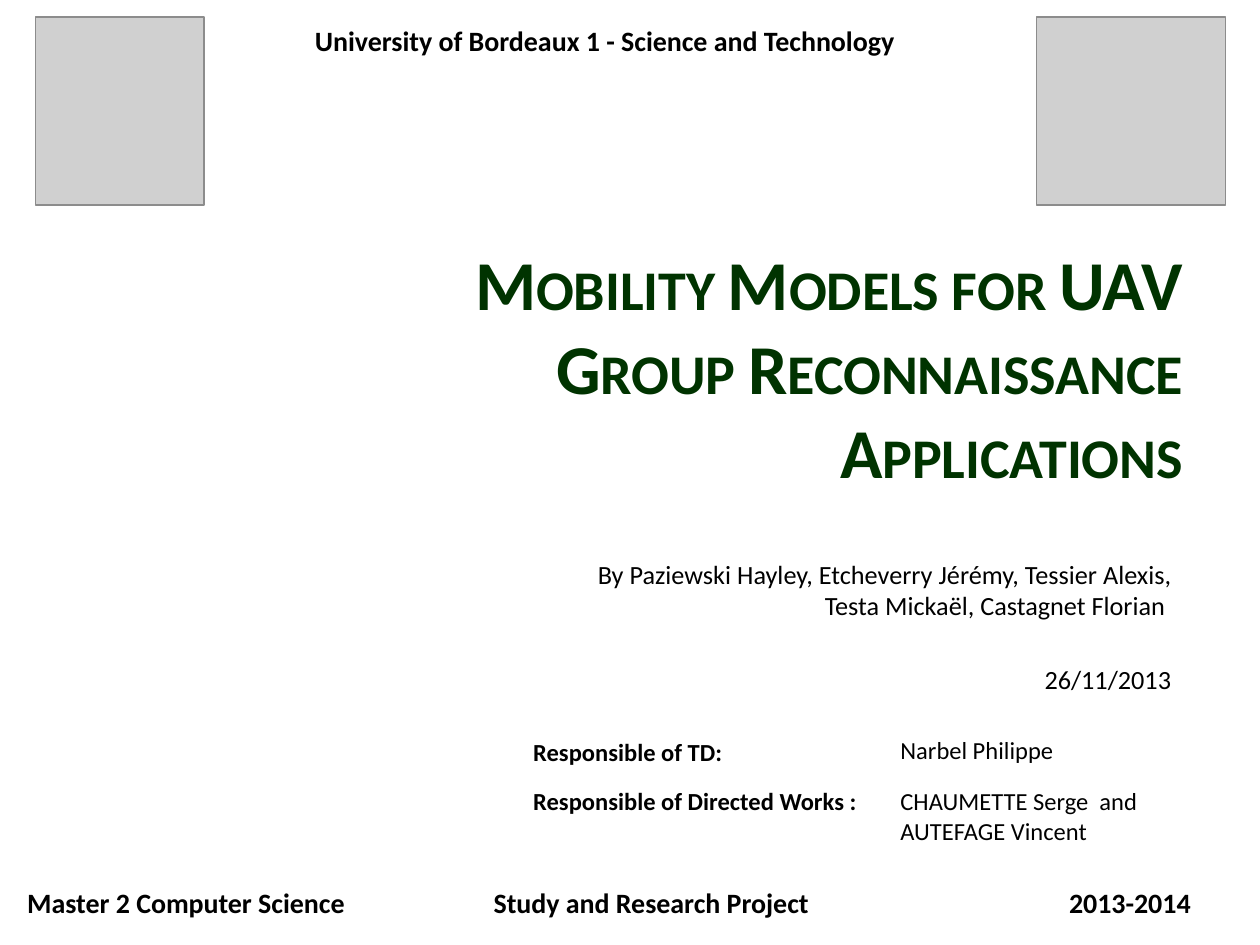
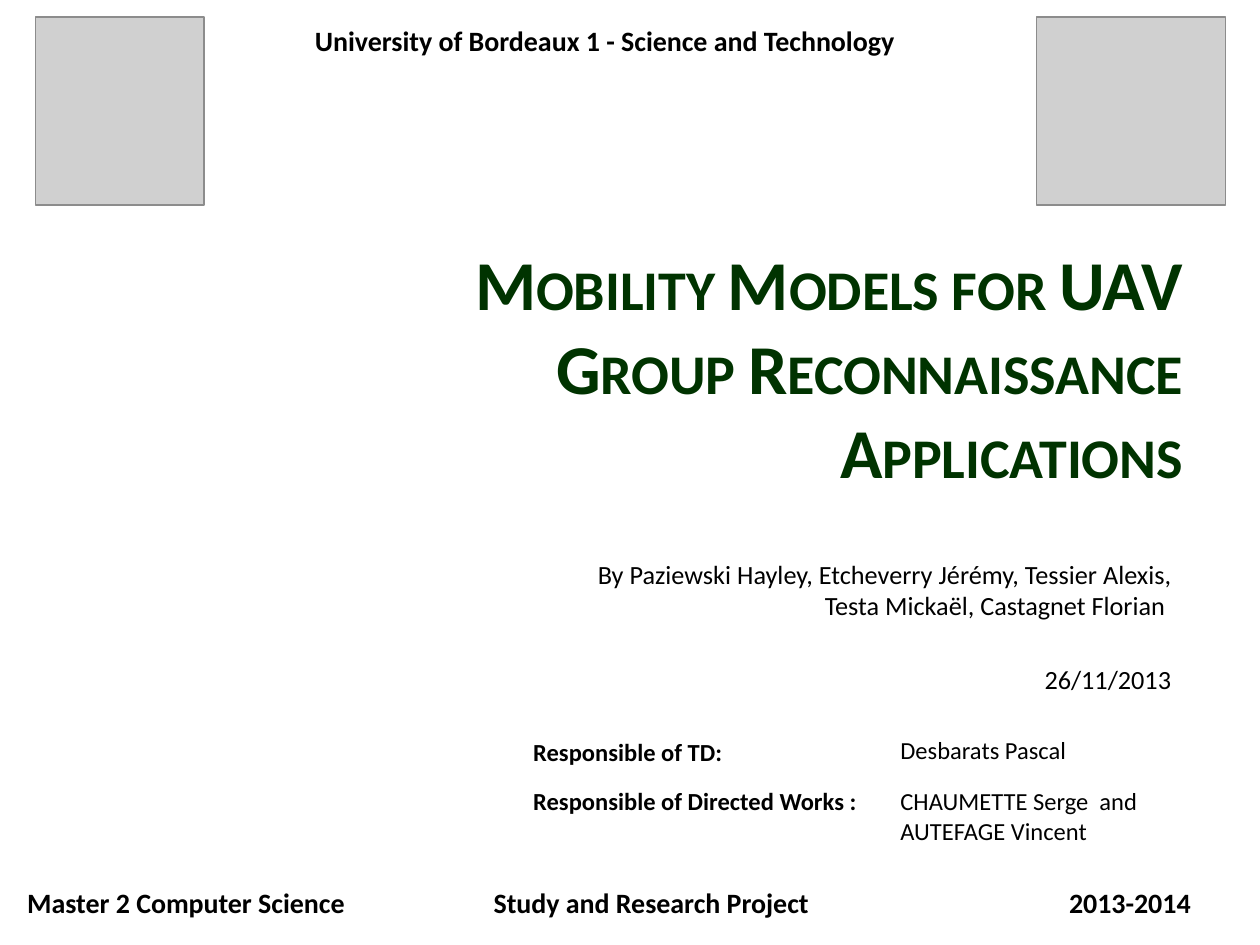
Before and after one commit to jetcheve/M2_PER_MMUAVGRA, a slide deck: slide 1 of ressources/docs/debriefing/debrief02/PresentationPER.pptx. Drawn at 1260x945 pixels with LibreOffice and Linux fonts; fonts in the diff are those of the drawing; grey boxes stand for pictures; background and template pictures are left out. Boxes give left, top, right and bottom in pixels: in the first picture for what was removed or moved away, otherwise in the second. Text is boxed around its words. In the diff, an @@ line names an element or a change of style, - is before the commit and + after.

```diff
--- a/ressources/docs/debriefing/debrief02/PresentationPER.pptx
+++ b/ressources/docs/debriefing/debrief02/PresentationPER.pptx
@@ text at [900,742,1066,760]: text changed @@
-Narbel Philippe
+Desbarats Pascal
```
Also in this commit, not shown: 6 other slides changed, 1 other file.
